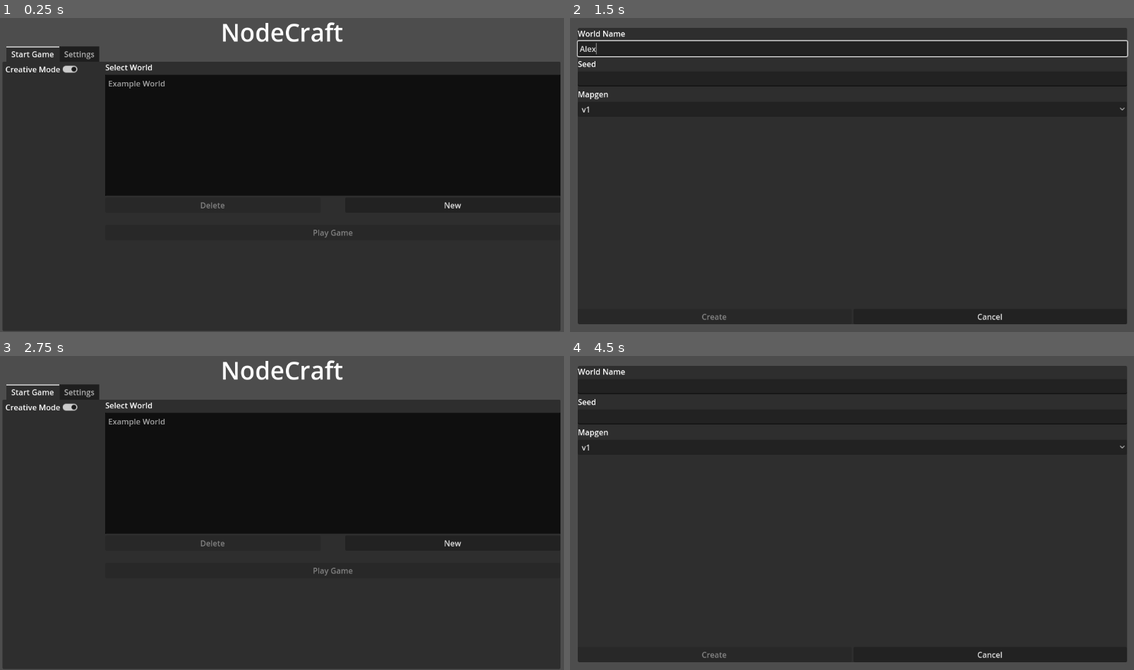
Above: before the commit, frames 1-4 (two rows, left to right).
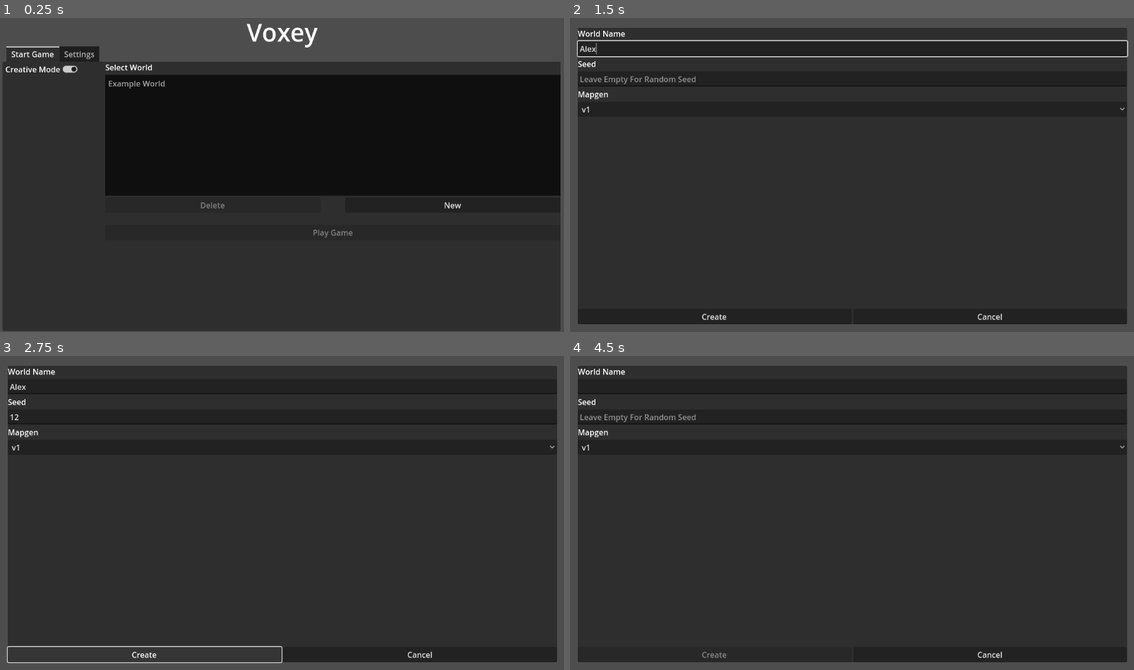
Above: after the commit, the same moments.

Repository: Hacknique/Novora
Game: Godot game, scene res://scenes/Menus/MainMenu.tscn
Two runs of this game, one before a commit and one after it. Both use one fixed random seed, a clock stepped at 60 frames per second and the inputs below.
Inputs (mouse positions are in pixels of both pictures, inside the frame that each line leads up to):
- Up to frame 1 (0.25 s): no input
- Up to frame 2 (1.5 s): click "New" at 0.5 s; click (852, 49) at 1.27 s; type "Alex" at 1.35 s
- Up to frame 3 (2.75 s): click (282, 415) at 1.5 s; type "12" at 1.58 s; click "Cancel" (after the commit: "Create") at 2 s
- Up to frame 4 (4.5 s): click (1021, 544) at 2.75 s, where only the run before the commit has a clickable "New"; click "Cancel" at 3.5 s; click "New" at 4.25 s

The runs differ from the first frame. In frame 1, 0.6% of the frame differs, in the area x 39-61%, y 1-10%; in frame 2, 0.2%; in frame 3, 38%, in the area x 0-100%, y 1-100%; in frame 4, 0.2%.

Commit message:
Added NewWorldMenu, apart from Create World Functionality

Diff:
--- a/project.godot
+++ b/project.godot
@@ -10,7 +10,7 @@
 
 [application]
 
-config/name="NodeCraft"
+config/name="Voxey"
 run/main_scene="res://scenes/Menus/MainMenu.tscn"
 config/features=PackedStringArray("4.1", "GL Compatibility")
 config/icon="res://icon.svg"
--- a/scenes/Menus/MainMenu.tscn
+++ b/scenes/Menus/MainMenu.tscn
@@ -23,7 +23,7 @@
 offset_bottom = 23.0
 grow_horizontal = 2
 theme_override_font_sizes/font_size = 50
-text = "NodeCraft"
+text = "Voxey"
 
 [node name="TabContainer" type="TabContainer" parent="."]
 layout_mode = 1
--- a/scenes/Menus/NewWorldMenu.tscn
+++ b/scenes/Menus/NewWorldMenu.tscn
@@ -1,6 +1,19 @@
-[gd_scene load_steps=2 format=3 uid="uid://dvlxvbiq6k0xd"]
+[gd_scene load_steps=5 format=3 uid="uid://dvlxvbiq6k0xd"]
 
 [ext_resource type="Script" path="res://scripts/Menus/NewWorldMenu/Cancel.gd" id="1_k3lwg"]
+[ext_resource type="Script" path="res://scripts/Menus/NewWorldMenu/Create.gd" id="1_xgcw4"]
+[ext_resource type="Script" path="res://scripts/Menus/NewWorldMenu/NameEntry.gd" id="2_vqtrq"]
+
+[sub_resource type="GDScript" id="GDScript_wjv4e"]
+script/source = "extends Control
+
+signal _on_can_create_world_changed(new_can_create_world: bool)
+
+var can_create_world = false
+
+func _on__on_can_create_world_changed(new_can_create_world):
+	%CreateNewWorldBtn.disabled = not new_can_create_world
+"
 
 [node name="NewWorld" type="Control"]
 layout_mode = 3
@@ -9,6 +22,7 @@
 anchor_bottom = 1.0
 grow_horizontal = 2
 grow_vertical = 2
+script = SubResource("GDScript_wjv4e")
 
 [node name="PanelContainer" type="PanelContainer" parent="."]
 layout_mode = 1
@@ -44,6 +58,7 @@
 [node name="WorldNameEntry" type="LineEdit" parent="PanelContainer/NewWorldGrid/MainOptions/WorldNameContainer"]
 unique_name_in_owner = true
 layout_mode = 2
+script = ExtResource("2_vqtrq")
 
 [node name="SeedContainer" type="VBoxContainer" parent="PanelContainer/NewWorldGrid/MainOptions"]
 layout_mode = 2
@@ -55,6 +70,7 @@
 [node name="SeedEntry" type="LineEdit" parent="PanelContainer/NewWorldGrid/MainOptions/SeedContainer"]
 unique_name_in_owner = true
 layout_mode = 2
+placeholder_text = "Leave Empty For Random Seed"
 
 [node name="MapgenContainer" type="VBoxContainer" parent="PanelContainer/NewWorldGrid/MainOptions"]
 layout_mode = 2
@@ -75,10 +91,12 @@
 alignment = 1
 
 [node name="CreateNewWorldBtn" type="Button" parent="PanelContainer/NewWorldGrid/Actions"]
+unique_name_in_owner = true
 layout_mode = 2
 size_flags_horizontal = 3
 disabled = true
 text = "Create"
+script = ExtResource("1_xgcw4")
 
 [node name="CancelNewWorldBtn" type="Button" parent="PanelContainer/NewWorldGrid/Actions"]
 layout_mode = 2
@@ -86,4 +104,7 @@
 text = "Cancel"
 script = ExtResource("1_k3lwg")
 
+[connection signal="_on_can_create_world_changed" from="." to="." method="_on__on_can_create_world_changed"]
+[connection signal="text_changed" from="PanelContainer/NewWorldGrid/MainOptions/WorldNameContainer/WorldNameEntry" to="PanelContainer/NewWorldGrid/MainOptions/WorldNameContainer/WorldNameEntry" method="_on_text_changed"]
+[connection signal="pressed" from="PanelContainer/NewWorldGrid/Actions/CreateNewWorldBtn" to="PanelContainer/NewWorldGrid/Actions/CreateNewWorldBtn" method="_on_pressed"]
 [connection signal="pressed" from="PanelContainer/NewWorldGrid/Actions/CancelNewWorldBtn" to="PanelContainer/NewWorldGrid/Actions/CancelNewWorldBtn" method="_on_pressed"]
--- /dev/null
+++ b/scripts/Menus/NewWorldMenu/Create.gd
@@ -0,0 +1,4 @@
+extends Node
+
+func _on_pressed():
+	print("New World Button Pressed")
--- /dev/null
+++ b/scripts/Menus/NewWorldMenu/NameEntry.gd
@@ -0,0 +1,7 @@
+extends Node
+
+func _on_text_changed(new_text):
+	if new_text != "":
+		%CreateNewWorldBtn.disabled = false
+	else:
+		%CreateNewWorldBtn.disabled = true
